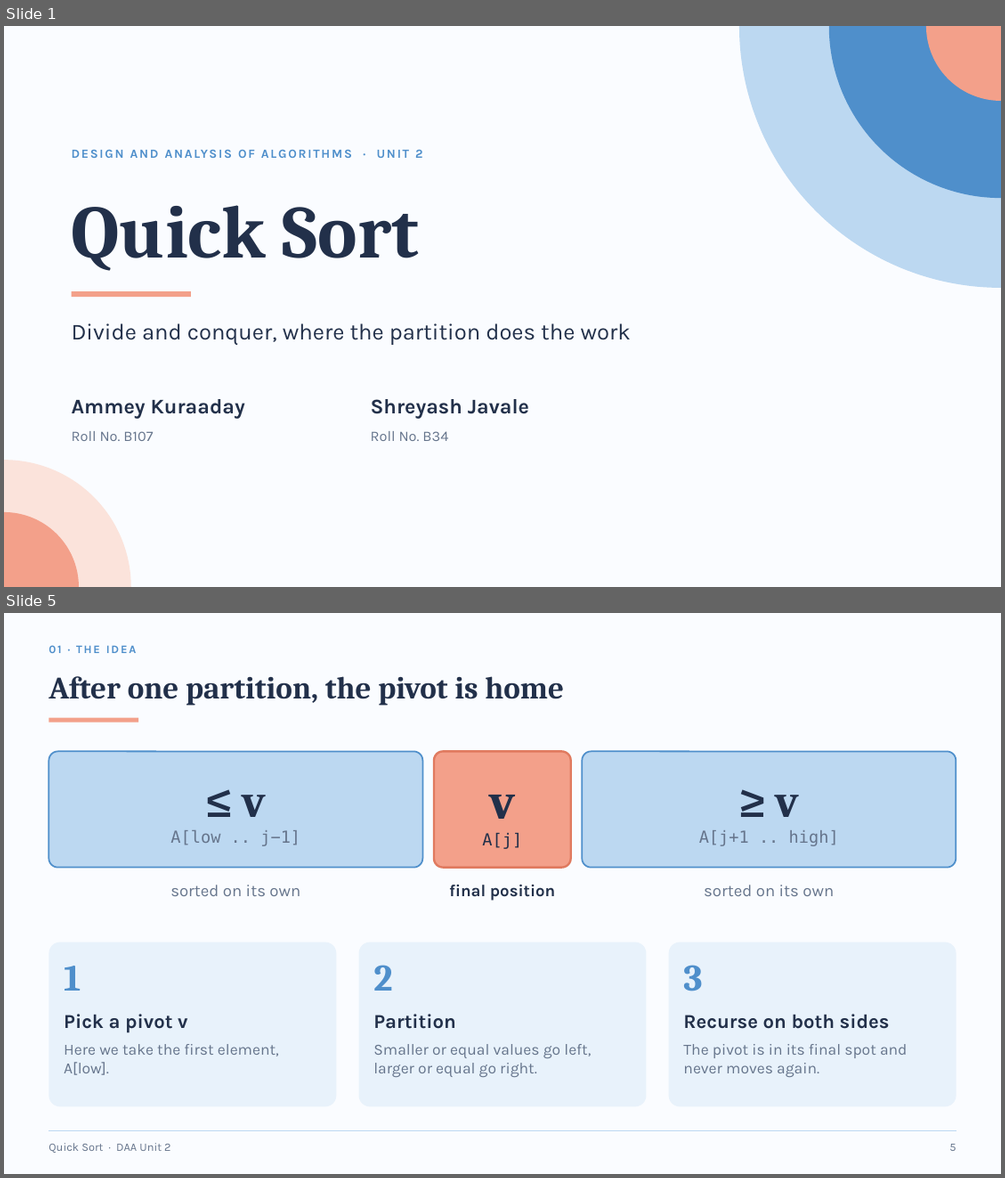
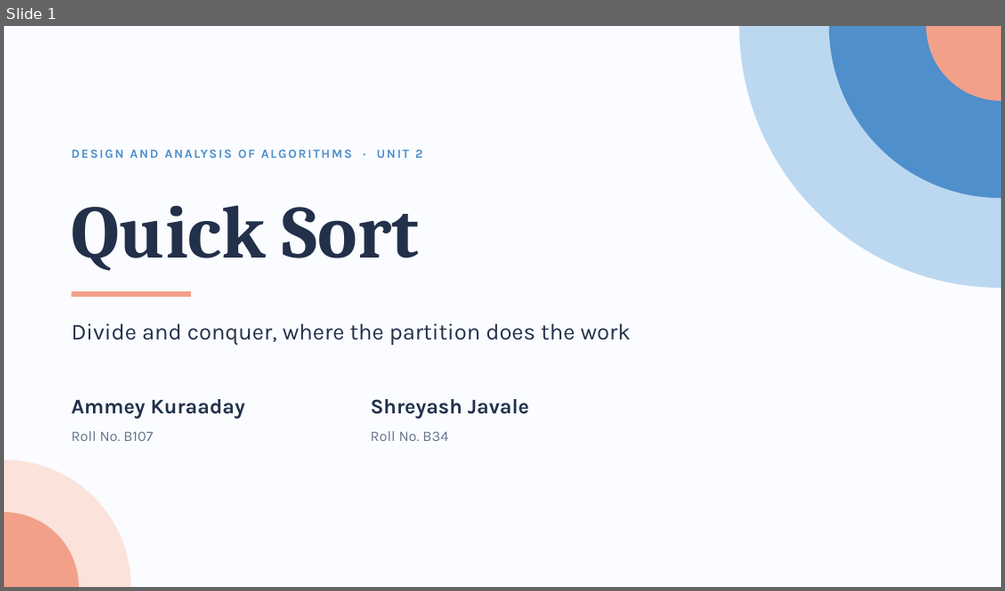
Before and after one commit to AmeyKuradeAK/DAA, a slide deck: QuickSort_DAA.pptx. Shown one above the other, each under a label of ours: slides 1 and 5 before the commit, slide 1 after it; the slides between them are not shown. The pictures are 1005x1178 and 1005x591 pixels, drawn with LibreOffice and Linux fonts; fonts in the diff are those of the drawing. Boxes give left, top, right and bottom in pixels: in the first picture for what was removed or moved away, otherwise in the second. Text is boxed around its words. In the diff, an @@ line names an element or a change of style, - is before the commit and + after.

Commit message:
Condense Quick Sort deck to 7 slides

```diff
--- a/QuickSort_DAA.pptx
+++ b/QuickSort_DAA.pptx
@@ slide 5 removed at bbox=[4, 613, 1001, 1174], background #FAFCFF @@
@@ text removed at bbox=[48, 645, 137, 653] @@
-01 · THE IDEA
@@ title removed at bbox=[48, 676, 564, 706] @@
-After one partition, the pivot is home
@@ rectangle removed at bbox=[48, 718, 138, 722] @@
@@ rounded rectangle removed at bbox=[48, 751, 423, 868] @@
-≤ v
-A[low .. j−1]
@@ rounded rectangle removed at bbox=[434, 751, 571, 868] @@
-v
-A[j]
@@ rounded rectangle removed at bbox=[582, 751, 956, 868] @@
-≥ v
-A[j+1 .. high]
@@ text removed at bbox=[170, 884, 300, 896] @@
-sorted on its own
@@ text removed at bbox=[449, 884, 555, 900] @@
-final position
@@ text removed at bbox=[704, 884, 833, 896] @@
-sorted on its own
@@ rounded rectangle removed at bbox=[48, 942, 336, 1107] @@
@@ rounded rectangle removed at bbox=[358, 942, 646, 1107] @@
@@ rounded rectangle removed at bbox=[669, 942, 956, 1107] @@
@@ text removed at bbox=[64, 965, 81, 990] @@
-1
@@ text removed at bbox=[373, 965, 392, 990] @@
-2
@@ text removed at bbox=[683, 965, 702, 991] @@
-3
@@ text removed at bbox=[64, 1013, 187, 1033] @@
-Pick a pivot v
@@ text removed at bbox=[373, 1013, 456, 1029] @@
-Partition
@@ text removed at bbox=[683, 1013, 890, 1029] @@
-Recurse on both sides
@@ text removed at bbox=[64, 1044, 279, 1075] @@
-Here we take the first element, A[low].
@@ text removed at bbox=[373, 1044, 591, 1077] @@
-Smaller or equal values go left, larger or equal go right.
@@ text removed at bbox=[683, 1044, 907, 1077] @@
-The pivot is in its final spot and never moves again.
@@ line removed from (48, 1130) to (956, 1130) @@
@@ text removed at bbox=[48, 1143, 170, 1152] @@
-Quick Sort · DAA Unit 2
@@ text removed at bbox=[949, 1143, 955, 1151] @@
-5
```
Also in this commit, not shown: 6 slides changed, 13 other slides removed, 1 other file.
